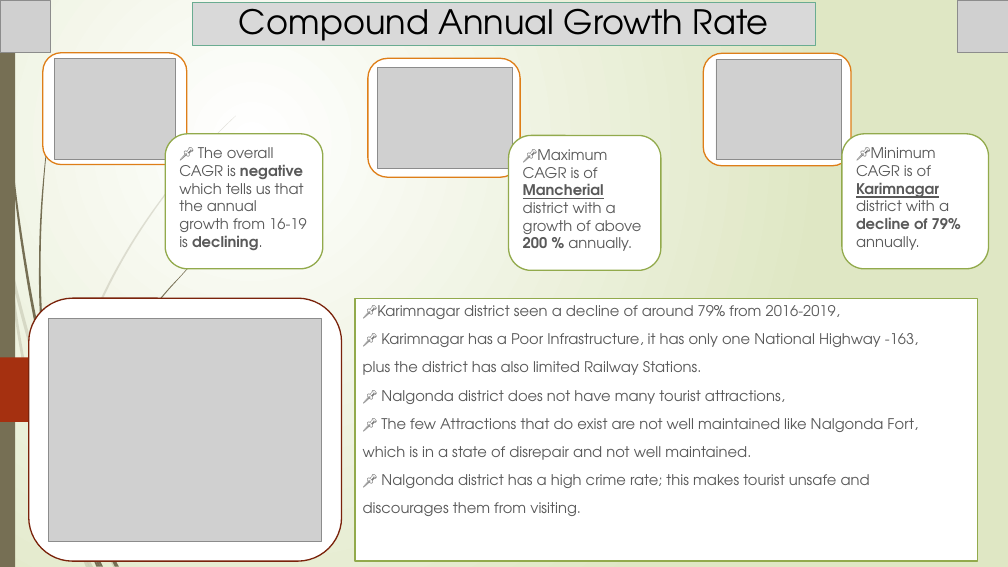
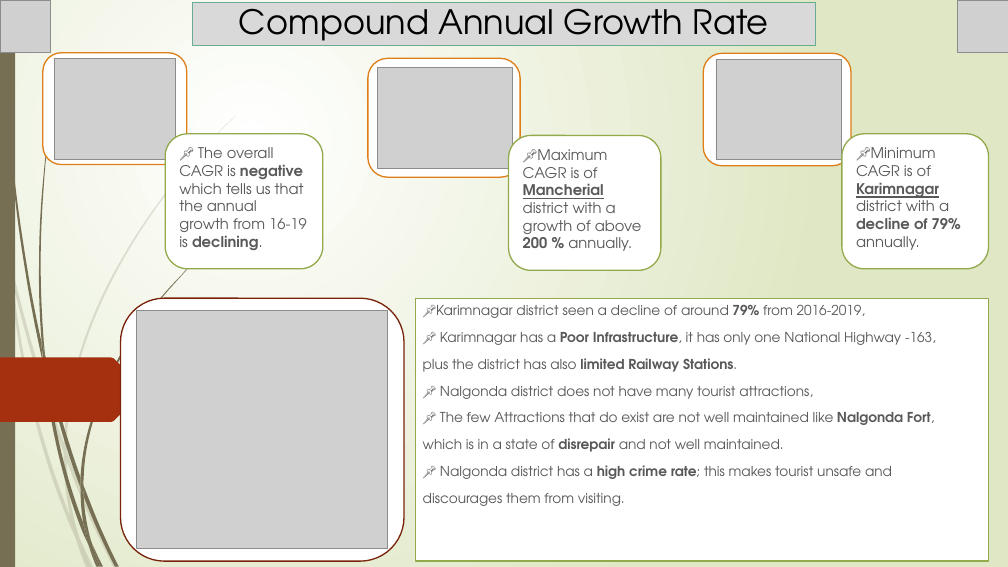
Before and after one commit to Kartik-Lohar/Telangana_Tourism, a slide deck: slide 6 of Tourism Challenge by Codebasics.pptx. Drawn at 1008x567 pixels with LibreOffice and Linux fonts; fonts in the diff are those of the drawing; grey boxes stand for pictures. Boxes give left, top, right and bottom in pixels: in the first picture for what was removed or moved away, otherwise in the second. Text is boxed around its words. In the diff, an @@ line names an element or a change of style, - is before the commit and + after.

```diff
--- a/Tourism Challenge by Codebasics.pptx
+++ b/Tourism Challenge by Codebasics.pptx
@@ rounded rectangle: place and size @@
-rounded rectangle at [29, 298, 342, 561]
+rounded rectangle at [120, 298, 404, 561]
@@ subtitle "📌Karimnagar district seen a decline ...": place and size @@
-subtitle "📌Karimnagar district seen a decline ..." at [355, 298, 979, 561]
+subtitle "📌Karimnagar district seen a decline ..." at [415, 298, 989, 561]
@@ subtitle "📌Karimnagar district seen a decline ..." at [415, 298, 989, 561]: size 14 to 12.9 pt; bold on in "79%", "Poor Infrastructure,", "limited Railway Stations.", "Nalgonda Fort," and 2 more places @@
@@ picture: place and size @@
-picture at [49, 318, 322, 541]
+picture at [137, 311, 388, 549]
@@ freeform shape added at [64, 443, 67, 461], fill #766F54 at 20% opacity @@
@@ freeform shape added at [64, 453, 79, 538], fill #766F54 at 20% opacity @@
@@ group added at [42, 340, 91, 546]: 5 freeform shapes @@
```
Also in this commit, not shown: 14 other slides changed, 1 slide added, 1 other file.
